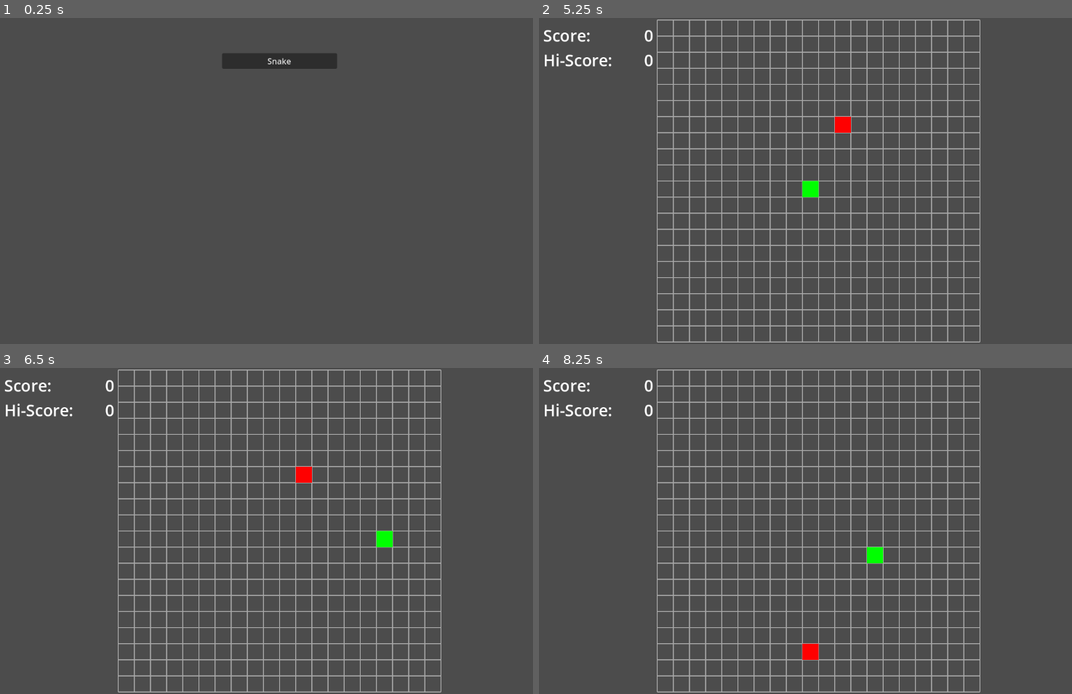
Above: before the commit, frames 1-4 (two rows, left to right).
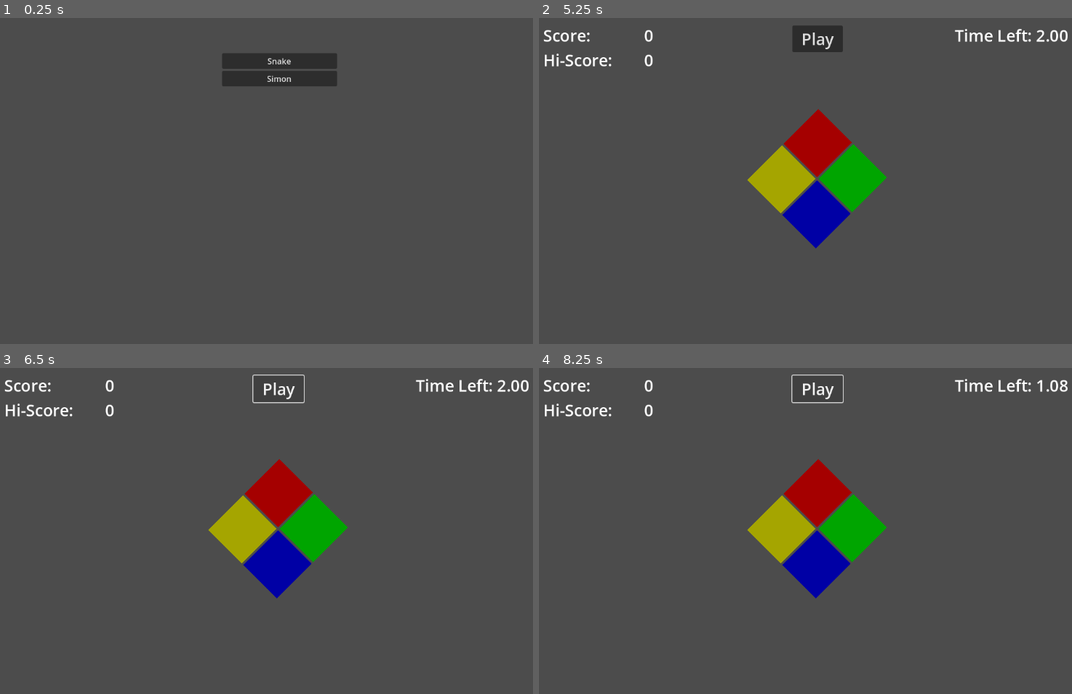
Above: after the commit, the same moments.

Repository: jevonsp/game-collection
Game: Godot game, scene res://front_end.tscn
The game is run twice, just before and just after one commit, with the same random seed, the same clock (stepped at 60 frames per second) and the same inputs.
Inputs (mouse positions are in pixels of both pictures, inside the frame that each line leads up to):
- Up to frame 1 (0.25 s): no input
- Up to frame 2 (5.25 s): click "Snake" at 0.5 s; hold D (right) 1.28-2.03 s; hold S (down) 2.03-2.78 s; hold D (right) 2.78-3.53 s; hold W (up) 3.53-4.28 s; hold A (left) 4.28-5 s; tap Escape (ui_cancel) at 4.9 s; click "Snake" (after the commit: "Simon") at 5 s
- Up to frame 3 (6.5 s): click (277, 387) at 5.75 s, where only the run after the commit has a clickable "Play"
- Up to frame 4 (8.25 s): click (816, 387) at 6.5 s, where only the run after the commit has a clickable "Play"; hold A (left) 7.28-8.03 s; hold S (down) from 8.03 s (still down)

The runs differ from the first frame. In frame 1, 1.0% of the frame differs, in the area x 41-64%, y 16-21%; in frame 2, 15%, in the area x 22-100%, y 0-100%; in frame 3, 15%; in frame 4, 15%.

Commit message:
Simon Finish

Diff:
--- a/front_end.gd
+++ b/front_end.gd
@@ -14,9 +14,6 @@
 func _on_pressed(which: Button) -> void:
 	scroll_container.visible = false
 	which.release_focus()
-
-	print("button: %s" % [which.name])
-	print("games: %s" % [games.keys()])
 
 	var game = games[which.name]
 	var new_game = game.instantiate()
--- a/front_end.tscn
+++ b/front_end.tscn
@@ -1,7 +1,8 @@
-[gd_scene load_steps=3 format=3 uid="uid://dpkd8twsxvght"]
+[gd_scene load_steps=4 format=3 uid="uid://dpkd8twsxvght"]
 
 [ext_resource type="Script" uid="uid://bgl062qvnfxy5" path="res://front_end.gd" id="1_kmk83"]
 [ext_resource type="PackedScene" uid="uid://cq3u0pa3qj6nb" path="res://snake/snake.tscn" id="2_fgqus"]
+[ext_resource type="PackedScene" uid="uid://rjlkfn2v4bpm" path="res://simon/simon.tscn" id="3_s2bpr"]
 
 [node name="FrontEnd" type="Control"]
 custom_minimum_size = Vector2(200, 0)
@@ -14,6 +15,7 @@
 size_flags_horizontal = 4
 script = ExtResource("1_kmk83")
 games = Dictionary[String, PackedScene]({
+"simon": ExtResource("3_s2bpr"),
 "snake": ExtResource("2_fgqus")
 })
 
@@ -39,3 +41,7 @@
 layout_mode = 2
 size_flags_vertical = 3
 text = "Snake"
+
+[node name="simon" type="Button" parent="ScrollContainer/VBoxContainer" groups=["buttons"]]
+layout_mode = 2
+text = "Simon"
--- a/simon/simon.gd
+++ b/simon/simon.gd
@@ -49,6 +49,10 @@
 	if timer >= time_allowed:
 		lose()
 
+func _input(event: InputEvent) -> void:
+		if event.is_action_pressed("ui_cancel"):
+			quit()
+
 func set_vars(gd: GameData) -> void:
 	hi_score = int(gd.hi_score)
 
@@ -188,3 +192,13 @@
 func update_labels():
 	score_label.text = "%s" % [score]
 	hi_score_label.text = "%s" % [hi_score]
+
+func quit():
+	if score > hi_score:
+		hi_score = score
+	var gd = GameData.new()
+	gd.name = "simon"
+	gd.hi_score = hi_score
+	game_data_sent.emit(gd)
+	game_quit.emit()
+	queue_free()
--- a/simon/simon.tscn
+++ b/simon/simon.tscn
@@ -120,10 +120,16 @@
 text = "Hi-Score:"
 
 [node name="PlayButton" type="Button" parent="."]
-offset_left = 556.0
-offset_top = 2.0
-offset_right = 597.0
-offset_bottom = 33.0
+custom_minimum_size = Vector2(100, 50)
+anchors_preset = 5
+anchor_left = 0.5
+anchor_right = 0.5
+offset_left = 524.0
+offset_top = 15.0
+offset_right = 624.0
+offset_bottom = 68.0
+grow_horizontal = 2
+theme_override_font_sizes/font_size = 32
 text = "Play"
 
 [node name="TimeLabel" type="Label" parent="."]
